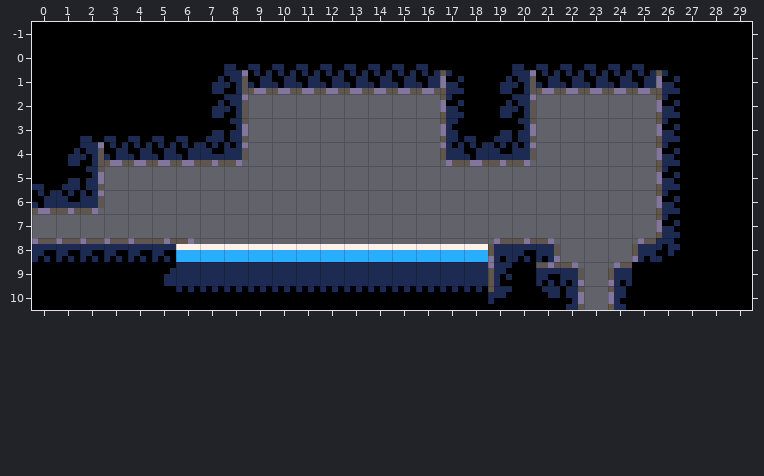
Tiled map -- data/maps/room04.tmx. Above, as it was before the edit.
Cells are 8x8 px. Shown: x 0..29, y -1..10. The commit also replaced the tileset; all pictures use the new one.
Once edited:
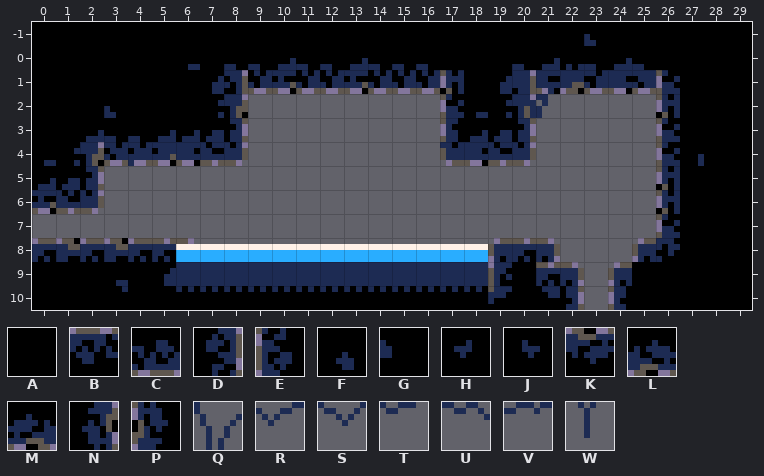
Key: from "tileset": A 0, B 1, C 1 turned 180, D 2, E 2 turned 180, F 7, G 8, H 9, J 9 flipped left-right, K 10, L 10 flipped up-down, M 10 turned 180, N 11 flipped left-right, P 11 flipped up-down, Q 64 "decor", R 65 "decor", S 66 "decor", T 67 "decor", U 68 "decor", V 69 "decor", W 80 "decor".
_ is an empty cell.
Changes in this commit:
Layer "Tiles":
Tile A becomes tile F in row 0 at x 21 to 22; in row 3 at x 2.
Tile A becomes tile G in row 0 at x 23; in row 3 at x 3.
Tile A becomes tile H in row 1 at x 6; in row 3 at x 18; in row 5 at x 0; in row 10 at x 3.
Tile A becomes tile J in row 5 at x 27.
Tile B becomes tile K in row 9 at x 1 and 3.
Tile C becomes tile L in row 1 at x 22.
Tile C becomes tile M in row 1 at x 10, 13, 21 and 24; in row 4 at x 2, 5 to 6 and 18; in row 6 at x 0.
Tile D becomes tile N in row 3 at x 7 and 19; in row 5 at x 1.
Tile E becomes tile P in row 2 at x 17; in row 3 at x 26; in rows 6 to 7 at x 26.
The author put tile Q in row 2 at x 20.
The author put tile R in row 2 at x 21.
The author put tile S in row 5 at x 3.
The author put tile T in row 2 at x 22; in row 5 at x 4.
The author put tile U in row 2 at x 23; in row 5 at x 5 and 17.
The author put tile V in row 2 at x 24; in row 5 at x 6 and 18.
The author put tile W in row 3 at x 20.
Changed places in both pictures, as pixel boxes (x1, y1, x2, y2):
changed: (440, 34, 704, 214)
changed: (32, 64, 248, 214)
changed: (272, 58, 296, 94)
changed: (344, 58, 368, 94)
changed: (62, 238, 128, 292)
